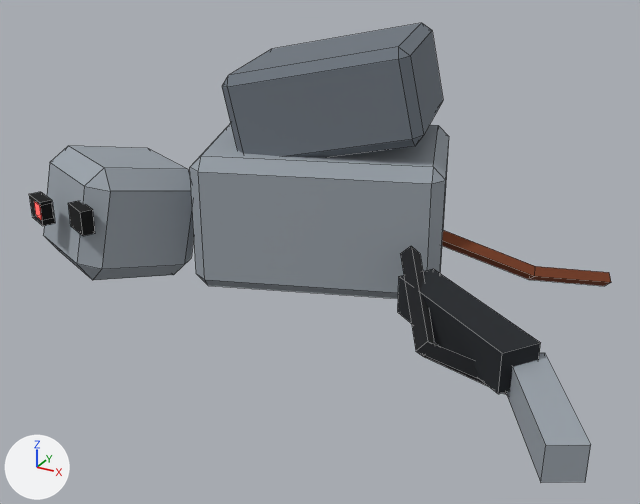
Two versions of the FBX model Assets/_Project/Art/Environment/LabKit/Meshes/Broken_Robot.fbx, one commit apart.
One viewpoint serves both versions: a 50 mm camera at (1.45, -2.4, 1.29) aimed at (0.18, -0.1, 0.14). The lights are fixed; the arrows at lower left show +X, +Y and +Z. The first picture is the older version. Mesh edges are drawn as thin lines.

Names of what the first picture shows: 'Broken_Robot'.
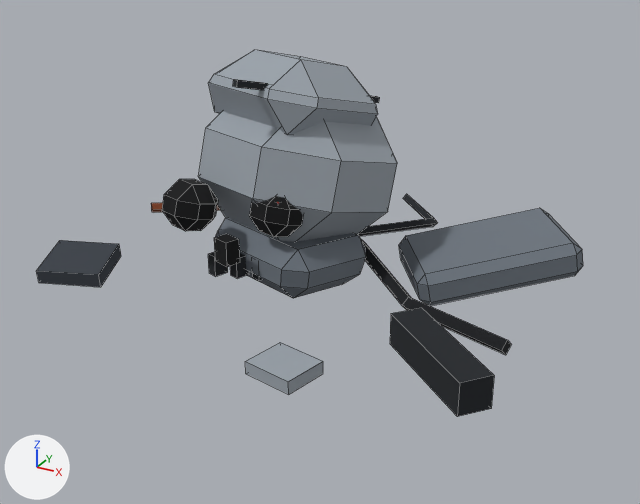
The change, as a list of edits to the scene's bpy script:
```text
Add mat_lab_gunmetal:
    mat_lab_gunmetal = principled_material('Lab_Gunmetal')
    mat_lab_gunmetal.base_color = (0.0423, 0.0513, 0.0648)  # dark grey #3a4048
    mat_lab_gunmetal.roughness = 1.0
Change me_broken_robot:
    used by ob_broken_robot; location = (0.0, 0.0, 0.0)
    remove me_broken_robot.from_pydata(...)  # 144 vertices, 134 faces; spans x -0.8..1.19, y -0.75..0.68, z -0.03..0.8
    add me_broken_robot.from_pydata(...)  # 268 vertices, 252 faces; spans x -0.76..0.93, y -0.69..0.81, z -0.04..0.74
    me_broken_robot part 1: the loose piece of 8 vertices spanning x -0.65..-0.59, y -0.51..-0.45, z 0.24..0.29 is scaled about its middle by (-1.22, -1.2, -1.6), then moved by (0.59, 0.17, -0.08), in mat_lab_void (black #08090c)
    me_broken_robot part 2: the loose piece of 8 vertices spanning x -0.65..-0.59, y -0.51..-0.45, z 0.24..0.29 is copied, and the copy is moved by (0.51, 0.23, -0.17), in mat_lab_metaldark (black #1f2328); it spans x -0.13..-0.09, y -0.28..-0.22, z 0.06..0.13
    me_broken_robot part 3: the loose piece of 8 vertices spanning x -0.65..-0.59, y -0.51..-0.45, z 0.24..0.29 is copied, and the copy is scaled about its middle by (0.756, 1.11, 1.4), then moved by (0.58, 0.25, -0.17), in mat_lab_metaldark (black #1f2328); it spans x -0.06..-0.02, y -0.26..-0.2, z 0.06..0.13
    me_broken_robot part 4: the loose piece of 8 vertices spanning x -0.52..-0.42, y -0.51..-0.43, z 0.22..0.3 is scaled about its middle by (0.323, 0.46, 0.375), then moved by (0.59, 0.23, 0.07), in mat_lab_lightred (red #ff7676, glowing red #ff1a10)
    me_broken_robot part 5: the loose piece of 8 vertices spanning x 0.51..0.99, y -0.49..-0.11, z 0.05..0.17 is scaled about its middle by (-0.753, -0.884, -0.833), then moved by (-0.03, -0.1, -0.06)
    me_broken_robot part 6: the loose piece of 8 vertices spanning x 0.91..1.19, y -0.75..-0.35, z 0.02..0.12 is turned 130 degrees about the z axis through its middle and scaled by 0.756, then moved by (-1.65, 0.97, -0.03)
    me_broken_robot part 7: the loose piece of 24 vertices spanning x -0.24..0.48, y -0.17..0.45, z 0.39..0.8 is rebuilt with 24 vertices and now spans x -0.27..0.29, y -0.21..0.32, z 0.46..0.74, in mat_lab_steel (grey #9aa2aa)
    me_broken_robot part 8: the loose piece of 24 vertices spanning x -0.36..0.56, y -0.28..0.48, z 0.0..0.45 is rebuilt with 24 vertices and now spans x -0.32..0.36, y -0.28..0.4, z 0.09..0.64
    me_broken_robot part 9: the loose piece of 8 vertices spanning x -0.69..-0.59, y -0.51..-0.43, z 0.22..0.3 is deleted
    me_broken_robot part 10: 48 vertices removed from x -0.8..1.02, y -0.49..0.42, z -0.03..0.4; 156 vertices added at x -0.76..0.93, y -0.69..0.81, z -0.04..0.71
    other edits to the shape of me_broken_robot do not show in these pictures
    add me_broken_robot.materials.append(mat_lab_gunmetal)  # dark grey #3a4048
```

Boxes [x1, y1, x2, y2] around the edits, measured in the pictures (640 x 504 px; the box of a moved part takes in the faces that stretch with it):
'Broken_Robot', reshaped (6% narrower, 20% shorter)
    before: [29, 23, 611, 482]
    after: [36, 50, 583, 417]
part 1 of me_broken_robot, moved or reshaped
    before: [34, 201, 42, 220]
    after: [214, 234, 240, 267]
part 2 of me_broken_robot, added
    after: [208, 252, 228, 277]
part 3 of me_broken_robot, added
    after: [230, 253, 249, 279]
part 4 of me_broken_robot, moved or reshaped (not visible afterwards)
    before: [68, 201, 95, 236]
part 5 of me_broken_robot, moved or reshaped
    before: [398, 269, 541, 394]
    after: [390, 308, 494, 417]
part 6 of me_broken_robot, moved or reshaped (not visible afterwards)
    before: [506, 353, 591, 482]
part 7 of me_broken_robot, rebuilt (23% narrower, 36% shorter)
    before: [222, 23, 443, 157]
    after: [208, 50, 378, 135]
part 8 of me_broken_robot, rebuilt
    before: [190, 123, 449, 299]
    after: [199, 111, 397, 242]
part 9 of me_broken_robot, deleted (black)
    before: [29, 192, 55, 226]
part 10 of me_broken_robot, reshaped
    before: [43, 146, 611, 395]
    after: [36, 79, 583, 395]
